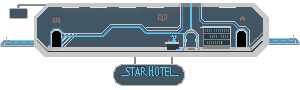
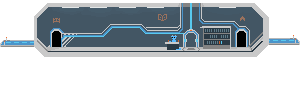
The second 300 x 90 image is a revision of the first. Changes to its layers:
painted on "Layer 8" over [9, 8, 28, 19]
removed layer "Layer 9" over [17, 4, 46, 10]
removed layer "Layer 16" over [121, 66, 179, 76]
removed layer "Layer 17" over [118, 66, 181, 76]
removed layer "Layer 14" over [113, 64, 185, 86]
removed layer "Layer 13" over [114, 57, 184, 85]
